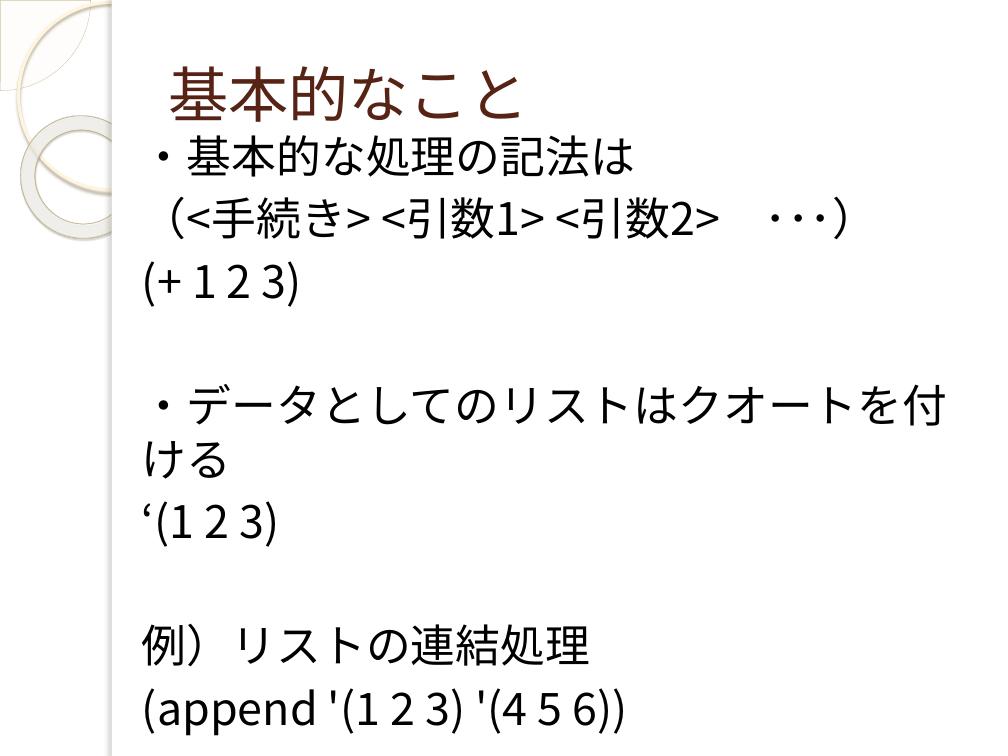
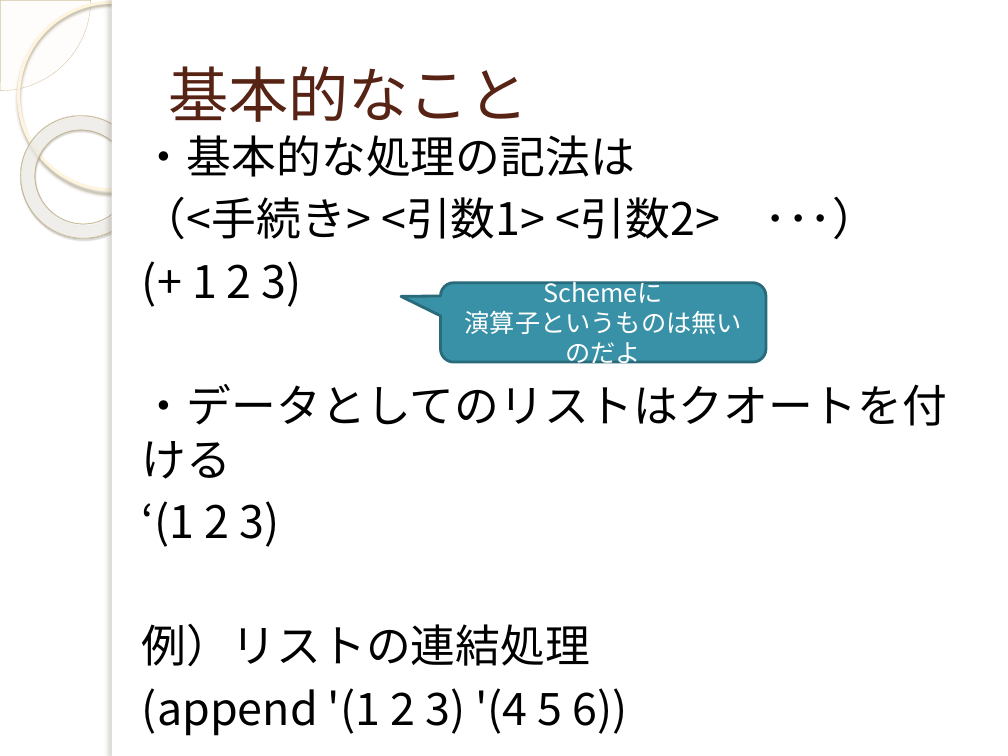
Before and after one commit to yuridonus/FEstudy, a slide deck: slide 14 of scheme.pptx (slide 13 before the commit). Drawn at 1008x756 pixels with LibreOffice and Linux fonts; fonts in the diff are those of the drawing; background and template pictures are left out. Boxes give left, top, right and bottom in pixels: in the first picture for what was removed or moved away, otherwise in the second. Text is boxed around its words. In the diff, an @@ line names an element or a change of style, - is before the commit and + after.

```diff
--- a/scheme.pptx
+++ b/scheme.pptx
@@ rounded speech box added at [440,283,766,363], fill #3891A7, outline #296B7C 2 pt, 18 pt, text #FFFFFF @@
+Schemeに
+演算子というものは無いのだよ
```
Also in this commit, not shown: 4 other slides changed, 4 slides added.
